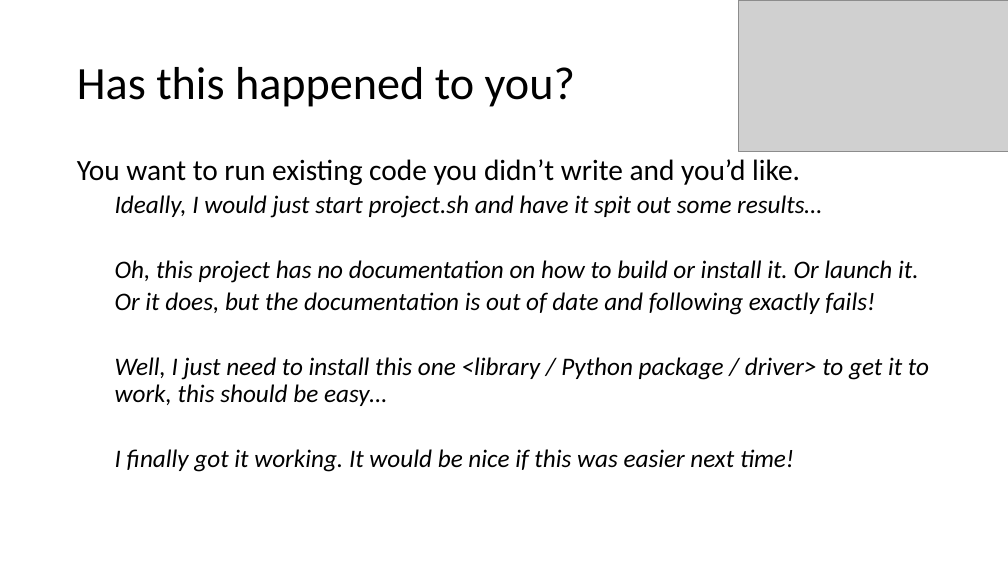
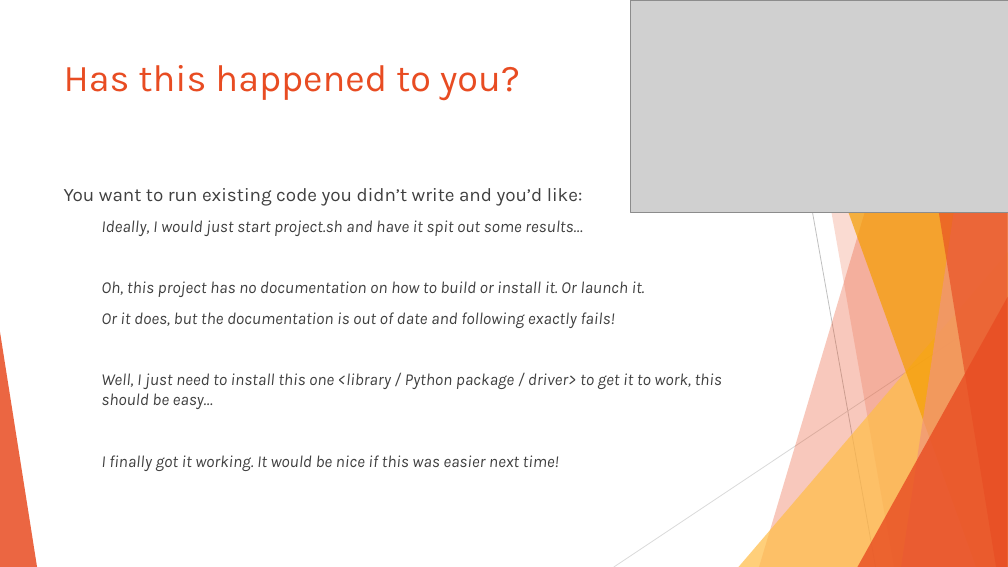
Before and after one commit to Ezekiel-DA/containerization_example, a slide deck: slide 4 of Containerization as an Open Science tool.pptx. Drawn at 1008x567 pixels with LibreOffice and Linux fonts; fonts in the diff are those of the drawing; grey boxes stand for pictures. Boxes give left, top, right and bottom in pixels: in the first picture for what was removed or moved away, otherwise in the second. Text is boxed around its words. In the diff, an @@ line names an element or a change of style, - is before the commit and + after.

```diff
--- a/Containerization as an Open Science tool.pptx
+++ b/Containerization as an Open Science tool.pptx
@@ picture: place and size @@
-picture at (739,0,1008,151)
+picture at (631,0,1008,212)
@@ title "Has this happened to you?": place and size @@
-title "Has this happened to you?" at (77,67,575,107)
+title "Has this happened to you?" at (64,65,520,101)
@@ title "Has this happened to you?" at (64,65,520,101): size 44 to 36 pt, font Calibri to Karla, text colour #000000 to #E84C22; line spacing 0.9 to 1; vertical alignment middle to top @@
@@ text "You want to run existing ...": place and size @@
-text "You want to run existing ..." at (77,159,929,472)
+text "You want to run existing ..." at (64,188,722,471)
@@ text at (64,188,583,206): text changed; size 28 to 18 pt; font Calibri to Karla; text colour #000000 to #404040 @@
-You want to run existing code you didn’t write and you’d like.
+You want to run existing code you didn’t write and you’d like:
@@ text at (101,220,722,471): size 24 to 16 pt, font Calibri to Karla, text colour #000000 to #404040 in "Ideally, I would just start project.sh and ...", "Oh, this project has no documentation on ...", "Or it does, but the documentation is ...", "Well, I just need to install this ..." and 1 more places; line spacing 0.9 to 1; more space between paragraphs @@
@@ group added at (0,0,1008,567): 5 freeform shapes, 3 triangles, 2 lines @@
```
Also in this commit, not shown: 14 other slides changed, 3 slides added, 3 slides removed.
